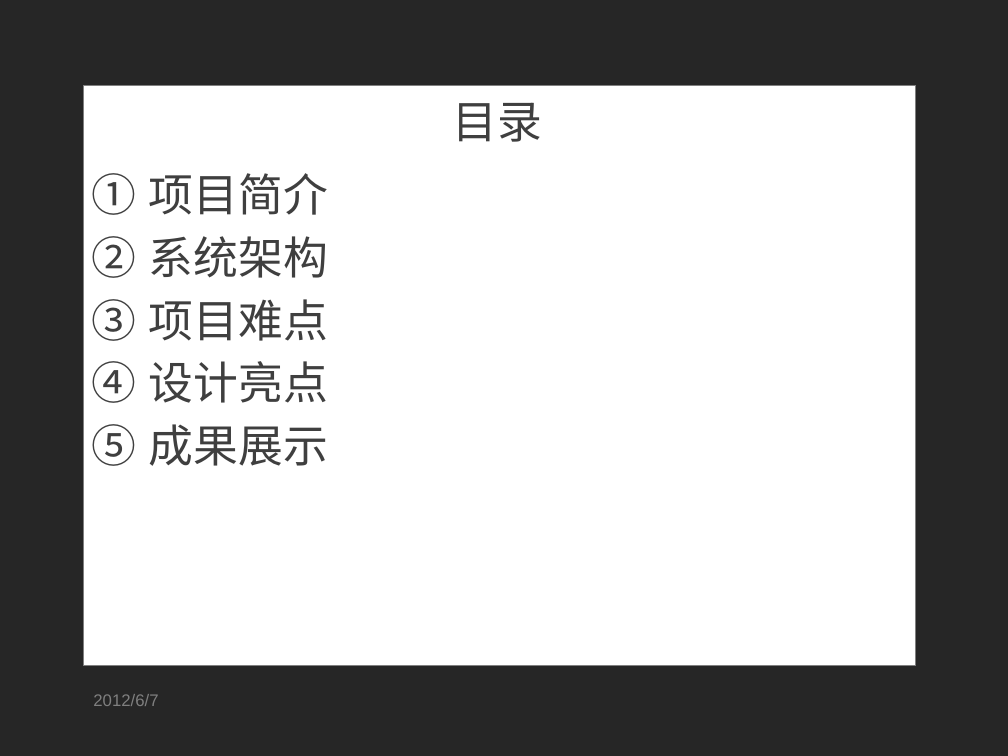
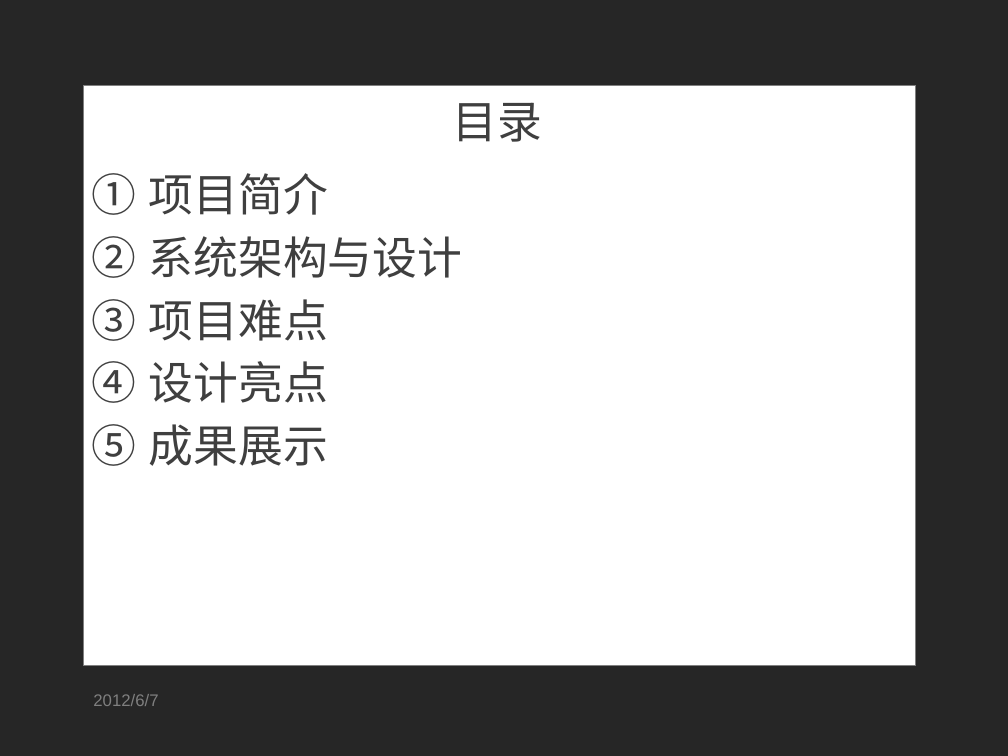
Before and after one commit to SoSkyrim/ricky-tan, a slide deck: slide 2 of work/毕业设计_答辩.pptx. Drawn at 1008x756 pixels with LibreOffice and Linux fonts; fonts in the diff are those of the drawing; background and template pictures are left out. Boxes give left, top, right and bottom in pixels: in the first picture for what was removed or moved away, otherwise in the second. Text is boxed around its words. In the diff, an @@ line names an element or a change of style, - is before the commit and + after.

```diff
--- a/work/毕业设计_答辩.pptx
+++ b/work/毕业设计_答辩.pptx
@@ text at (149,236,463,278): text changed @@
-2. 系统架构
+2. 系统架构与设计
```
Also in this commit, not shown: 7 other slides changed, 3 slides added, 4 other files.
